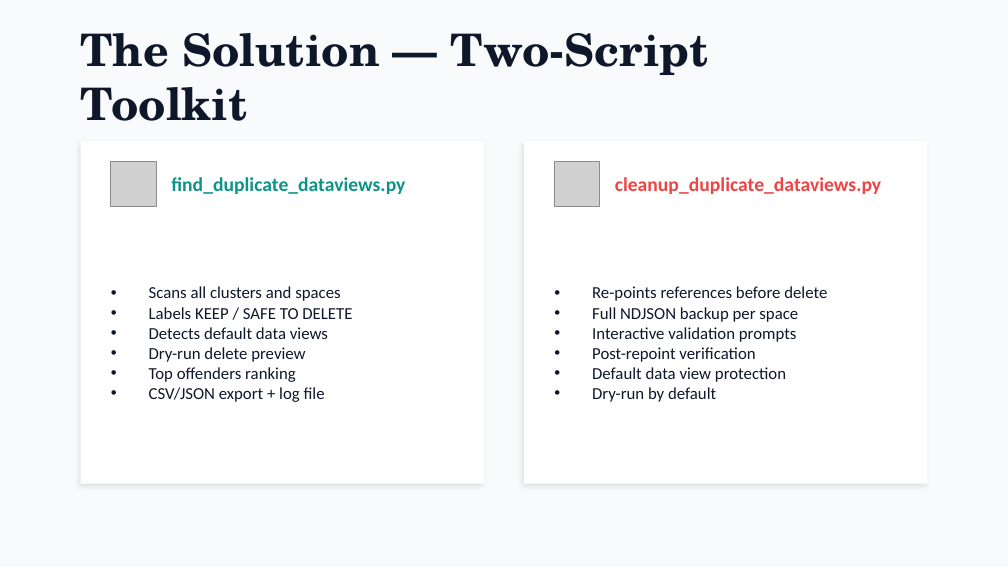
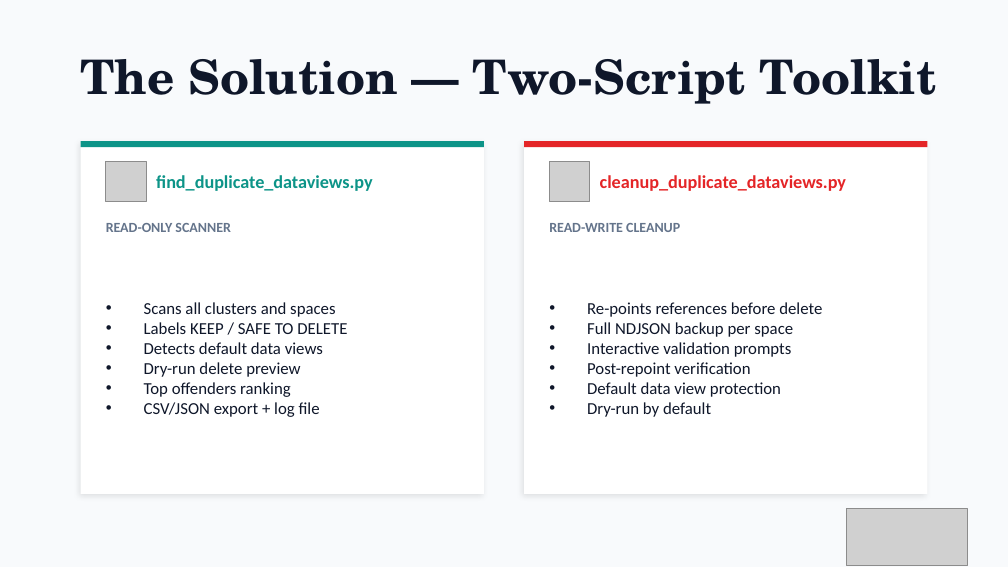
Before and after one commit to olajio/kibana-dataview-deduplicator, a slide deck: slide 3 of Duplicate_DataViews_Toolkit.pptx. Drawn at 1008x567 pixels with LibreOffice and Linux fonts; fonts in the diff are those of the drawing; grey boxes stand for pictures. Boxes give left, top, right and bottom in pixels: in the first picture for what was removed or moved away, otherwise in the second. Text is boxed around its words. In the diff, an @@ line names an element or a change of style, - is before the commit and + after.

```diff
--- a/Duplicate_DataViews_Toolkit.pptx
+++ b/Duplicate_DataViews_Toolkit.pptx
@@ text "The Solution — Two-Script Toolkit" at bbox=[81, 59, 937, 104]: size 32 to 34 pt @@
@@ rectangle: place and size @@
-rectangle at bbox=[81, 141, 484, 484]
+rectangle at bbox=[81, 141, 484, 494]
@@ rectangle added at bbox=[81, 141, 484, 147], fill #0D9488 @@
@@ rectangle: place and size @@
-rectangle at bbox=[524, 141, 927, 484]
+rectangle at bbox=[524, 141, 927, 494]
@@ rectangle added at bbox=[524, 141, 927, 147], fill #E42527 @@
@@ picture: place and size @@
-picture at bbox=[111, 161, 156, 207]
+picture at bbox=[106, 161, 146, 202]
@@ text "find_duplicate_dataviews.py": place and size @@
-text "find_duplicate_dataviews.py" at bbox=[171, 177, 405, 194]
+text "find_duplicate_dataviews.py" at bbox=[156, 175, 372, 191]
@@ text "find_duplicate_dataviews.py" at bbox=[156, 175, 372, 191]: size 14 to 13 pt @@
@@ picture: place and size @@
-picture at bbox=[554, 161, 600, 207]
+picture at bbox=[549, 161, 590, 202]
@@ text "cleanup_duplicate_dataviews.py": place and size @@
-text "cleanup_duplicate_dataviews.py" at bbox=[615, 177, 881, 194]
+text "cleanup_duplicate_dataviews.py" at bbox=[600, 175, 846, 191]
@@ text "cleanup_duplicate_dataviews.py" at bbox=[600, 175, 846, 191]: size 14 to 13 pt, text colour #EF4444 to #E42527 @@
@@ text added at bbox=[106, 223, 231, 232], 10 pt, text #64748B, bold @@
+READ-ONLY SCANNER
@@ text added at bbox=[549, 223, 680, 232], 10 pt, text #64748B, bold @@
+READ-WRITE CLEANUP
@@ text "Scans all clusters and spaces": place and size @@
-text "Scans all clusters and spaces" at bbox=[149, 286, 352, 402]
+text "Scans all clusters and spaces" at bbox=[144, 302, 347, 417]
@@ text "Re-points references before delete": place and size @@
-text "Re-points references before delete" at bbox=[592, 286, 827, 402]
+text "Re-points references before delete" at bbox=[587, 302, 822, 417]
@@ picture added at bbox=[847, 509, 968, 565] @@
```
Also in this commit, not shown: 8 other slides changed, 2 slides added, 3 other files.
